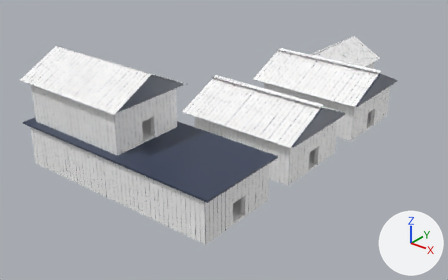
Two versions of the Blender file NotesOfCitrus/Assets/Blender/blend/TownHouses.blend, one commit apart.
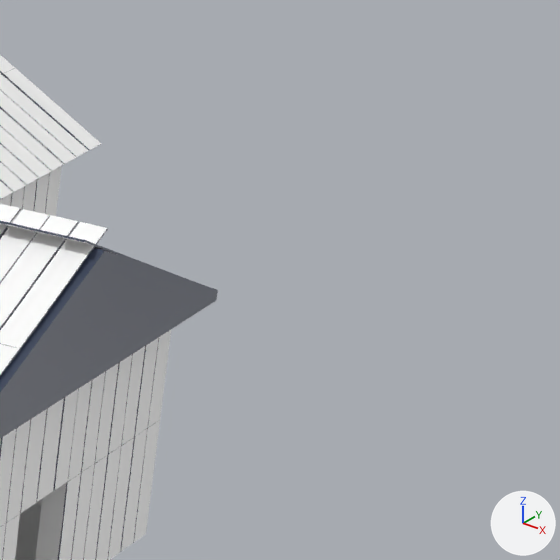
There are two pictures of each version: one whole from a 50 mm lens placed at (55.4, -88.8, 54.2), pointed at (-20.2, 5.8, -4.4), one close up on the part from 82% to 100% of the width and 13% to 43% of the height. The lights are fixed; the arrows at lower right show +X, +Y and +Z. The close-ups show mesh edges as thin lines.

Names of what the first close-up shows: 'HouseL.005'.
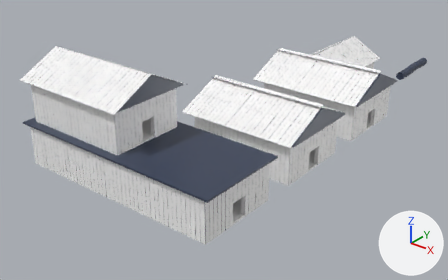
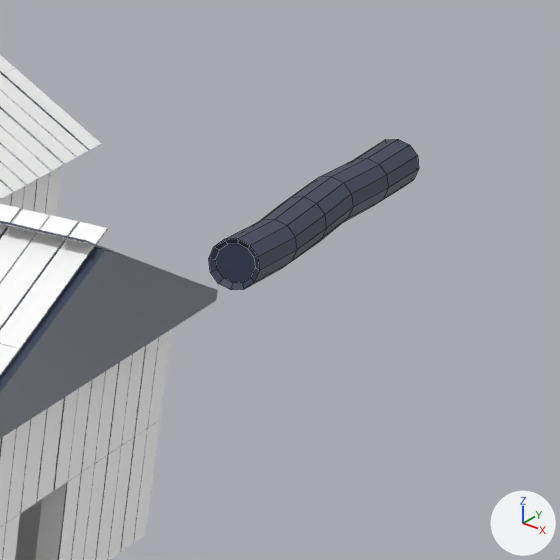
Boxes (x1, y1, x2, y2) around the edits, measured in the close-ups (560 x 560 px):
'Log', added (blue)
    after: (209, 139, 419, 290)

What the commit changed:
Mesh me_cylinder is new.
It has 96 vertices, 86 faces and spans x -1.36..0.98, y -7.42..7.47, z -0.08..1.96.
It uses material mat_material (picture img_colour_png).
Object 'Log' (ob_log) is new; it shows me_cylinder.
Its location is (-1.97, 61.13, -0.23).
